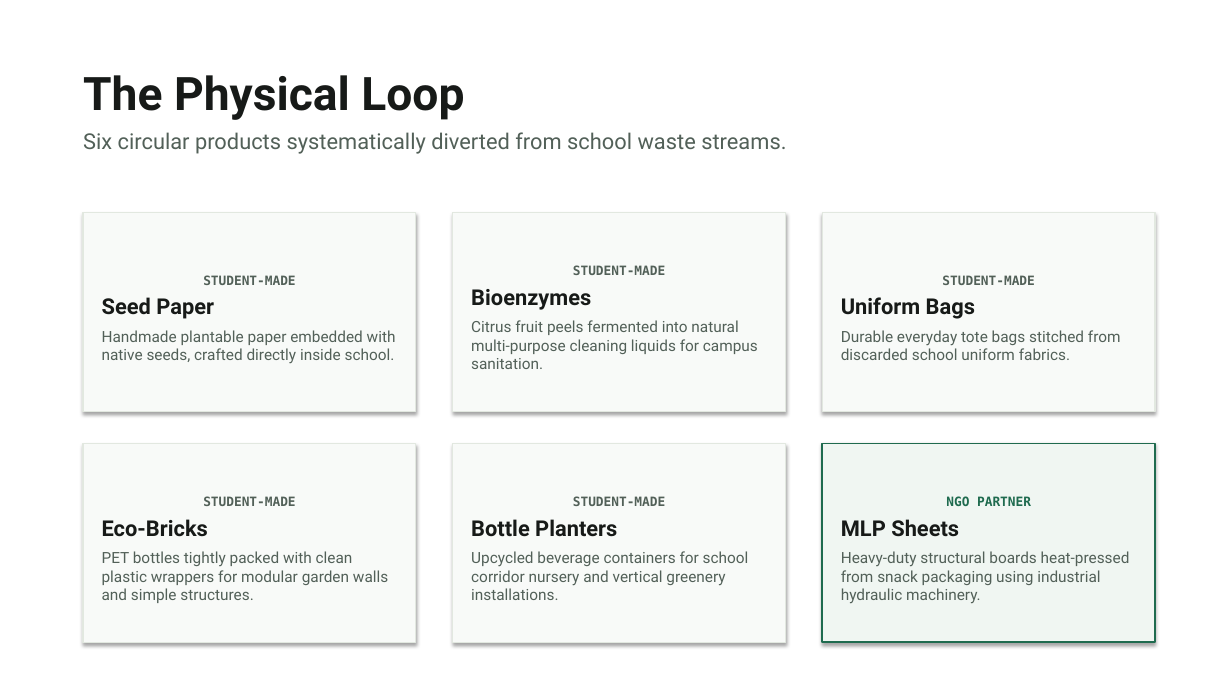
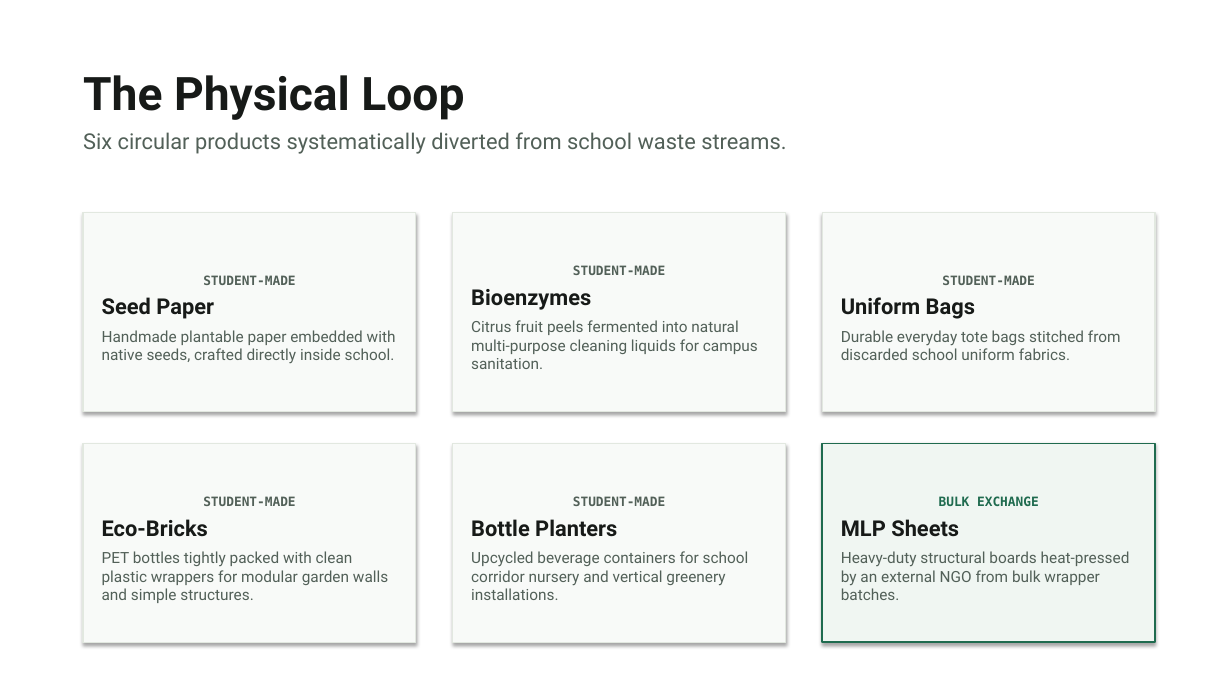
Before and after one commit to Harman209/ecoloop, a slide deck: slide 3 of docs/presentation/ecoloop-presentation.pptx. Drawn at 1232x693 pixels with LibreOffice and Linux fonts; fonts in the diff are those of the drawing. Boxes give left, top, right and bottom in pixels: in the first picture for what was removed or moved away, otherwise in the second. Text is boxed around its words. In the diff, an @@ line names an element or a change of style, - is before the commit and + after.

Commit message:
update script and slides to reflect real bulk wrapper exchange and honest website catalog

```diff
--- a/docs/presentation/ecoloop-presentation.pptx
+++ b/docs/presentation/ecoloop-presentation.pptx
@@ text in rectangle at [939,496,1039,506]: text changed @@
-NGO PARTNER
+BULK EXCHANGE
@@ text in rectangle at [841,551,1130,600]: text changed @@
-Heavy-duty structural boards heat-pressed from snack packaging using industrial hydraulic machinery.
+Heavy-duty structural boards heat-pressed by an external NGO from bulk wrapper batches.
```
Also in this commit, not shown: 2 other slides changed, 7 other files.
